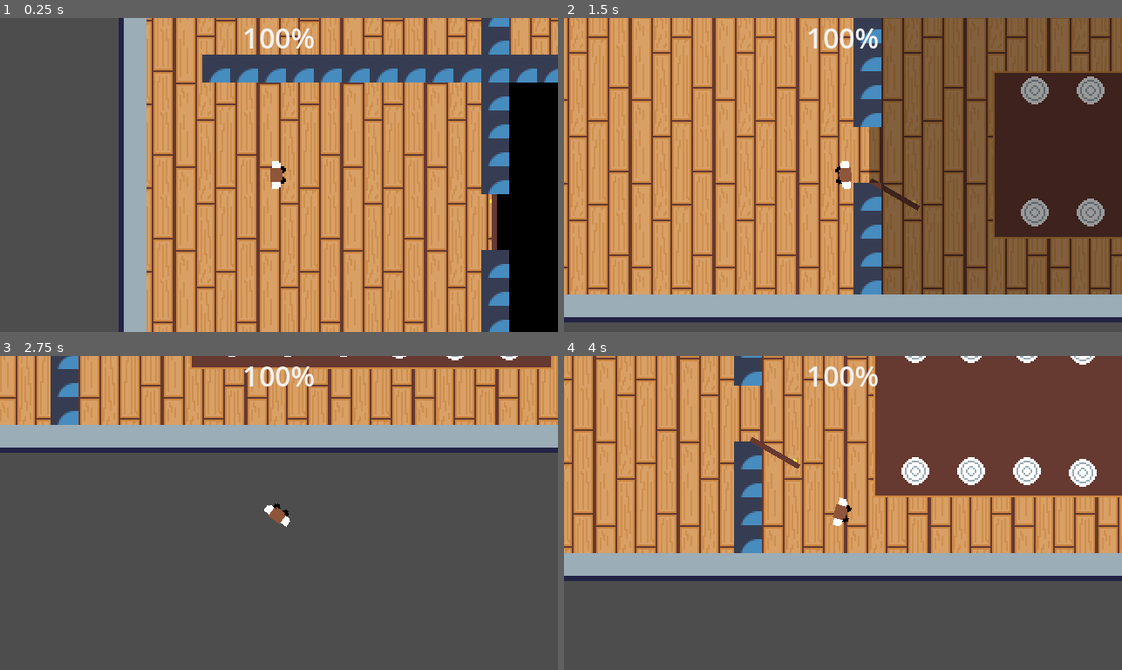
Above: before the commit, frames 1-4 (two rows, left to right).
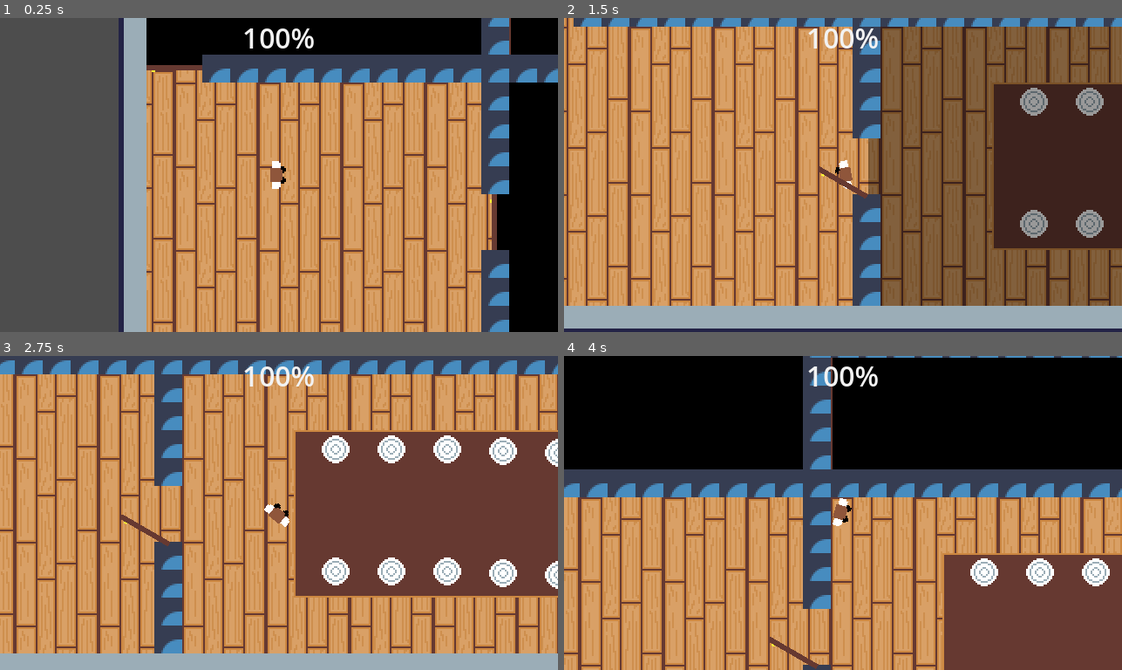
Above: after the commit, the same moments.

Repository: Access547/UWE-Game-Jam
Game: Godot game, scene res://Scenes/House level.tscn
Same seed, same stepped clock (60 frames per second), same inputs: the game is played once before the commit and once after it. The engine's default icon, where the game draws it, is replaced by a stand-in: a white triangle on a blue panel in a dark square.
Inputs (mouse positions are in pixels of both pictures, inside the frame that each line leads up to):
- Up to frame 1 (0.25 s): no input
- Up to frame 2 (1.5 s): tap Enter at 0.5 s; move the mouse to (965, 159) at 0.52 s; hold D (move_right) 0.53-1.28 s; click (965, 159) at 0.6 s; move the mouse to (731, 190) at 1.27 s; hold S (move_down) from 1.28 s (still down); click (731, 190) at 1.35 s
- Up to frame 3 (2.75 s): move the mouse to (334, 443) at 2.02 s; release S (move_down) at 2.03 s; hold D (move_right) from 2.03 s (still down); click (334, 443) at 2.1 s
- Up to frame 4 (4 s): move the mouse to (815, 575) at 2.77 s; release D (move_right) at 2.78 s; hold W (move_up) 2.78-3.53 s; click (815, 575) at 2.85 s; tap Space at 3.5 s; move the mouse to (1010, 560) at 3.52 s; hold A (move_left) from 3.53 s (still down); click (1010, 560) at 3.6 s

The runs differ from the first frame. In frame 1, 8.2% of the frame differs, in the area x 26-100%, y 0-18%; in frame 2, 30%; in frame 3, 87%; in frame 4, 90%, in the area x 0-100%, y 0-100%.

Commit message:
Added some more fog to kitchen and hallway
Just demonstrating the fog on the ground floor level

Diff:
--- a/Scenes/House.tscn
+++ b/Scenes/House.tscn
@@ -604,10 +604,6 @@
 position = Vector2(-41, 3)
 shape = SubResource("RectangleShape2D_8oam8")
 
-[node name="Door" parent="." instance=ExtResource("4_e5ogf")]
-position = Vector2(264, 130)
-scale = Vector2(-1, -1)
-
 [node name="Goop" parent="." instance=ExtResource("5_74jkv")]
 position = Vector2(108, 5)
 
@@ -629,12 +625,36 @@
 rotation = 1.59049
 shape = SubResource("RectangleShape2D_stdnd")
 
-[node name="Fog" parent="." node_paths=PackedStringArray("doors") instance=ExtResource("7_se626")]
-doors = [NodePath("../Door"), NodePath("../DoorHorizontal")]
-
-[node name="Polygon2D" type="Polygon2D" parent="Fog"]
+[node name="Fog Dining Room" parent="." node_paths=PackedStringArray("doors") instance=ExtResource("7_se626")]
+doors = [NodePath("../Door Dining Room2"), NodePath("../Door Dining Room")]
+
+[node name="Polygon2D" type="Polygon2D" parent="Fog Dining Room"]
 color = Color(0, 0, 0, 1)
-polygon = PackedVector2Array(271, 34, 575, 34, 575, 194, 271, 194, 271, 130, 264, 130, 264, 98, 271, 98)
-
-[node name="DoorHorizontal" parent="." instance=ExtResource("8_5hv5v")]
+polygon = PackedVector2Array(271, 34, 543, 34, 543, 27, 575, 27, 575, 194, 271, 194, 271, 130, 264, 130, 264, 98, 271, 98)
+
+[node name="Door Dining Room" parent="." instance=ExtResource("8_5hv5v")]
 position = Vector2(575, 24)
+
+[node name="Door Dining Room2" parent="." instance=ExtResource("4_e5ogf")]
+position = Vector2(264, 130)
+rotation = 3.14159
+
+[node name="Fog Kitchen" parent="." node_paths=PackedStringArray("doors") instance=ExtResource("7_se626")]
+doors = [NodePath("../Door Kitchen"), NodePath("../Door Kitchen2")]
+
+[node name="Polygon2D" type="Polygon2D" parent="Fog Kitchen"]
+color = Color(0, 0, 0, 1)
+polygon = PackedVector2Array(63, -94, 63, 24, 95, 24, 95, 18, 255, 18, 255, -62, 262, -62, 262, -94)
+
+[node name="Door Kitchen" parent="." instance=ExtResource("8_5hv5v")]
+position = Vector2(95, 24)
+
+[node name="Door Kitchen2" parent="." instance=ExtResource("4_e5ogf")]
+position = Vector2(262, -94)
+
+[node name="Fog Hallway" parent="." node_paths=PackedStringArray("doors") instance=ExtResource("7_se626")]
+doors = [NodePath("../Door Kitchen2"), NodePath("../Door Dining Room")]
+
+[node name="Polygon2D" type="Polygon2D" parent="Fog Hallway"]
+color = Color(0, 0, 0, 1)
+polygon = PackedVector2Array(265, -62, 265, -94, 575, -94, 575, 24, 543, 24, 543, 18, 272, 18, 272, -46, 543, -46, 543, -62)
